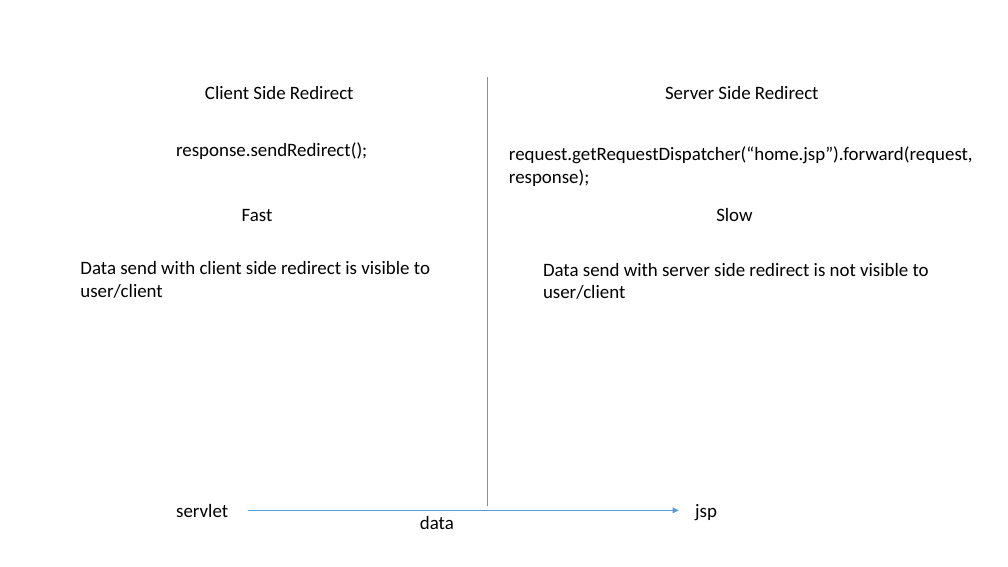
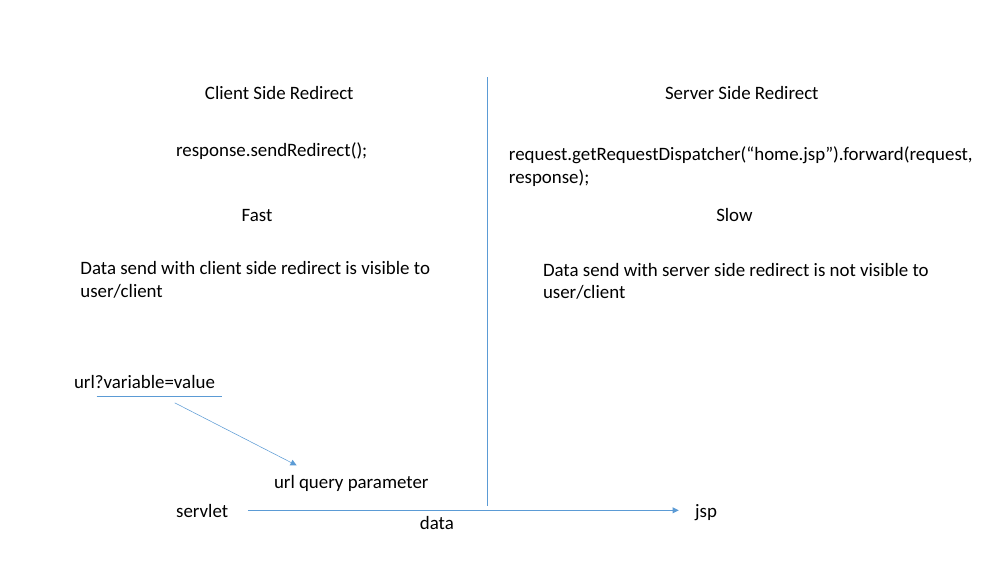
Before and after one commit to J-Subhradeep/Servlet-tut, a slide deck: slide 8 of Servlet.pptx. Drawn at 1008x567 pixels with LibreOffice and Linux fonts; fonts in the diff are those of the drawing. Boxes give left, top, right and bottom in pixels: in the first picture for what was removed or moved away, otherwise in the second. Text is boxed around its words. In the diff, an @@ line names an element or a change of style, - is before the commit and + after.

```diff
--- a/Servlet.pptx
+++ b/Servlet.pptx
@@ text added at box(74, 375, 215, 388), 18 pt, text #000000 @@
+url?variable=value
@@ line added from (97, 396) to (222, 396), #5B9BD5 0.5 pt @@
@@ arrow added from (175, 403) to (296, 466), #5B9BD5 0.5 pt @@
@@ text added at box(274, 475, 429, 491), 18 pt, text #000000 @@
+url query parameter
```
Also in this commit, not shown: 2 slides added, 15 other files.
